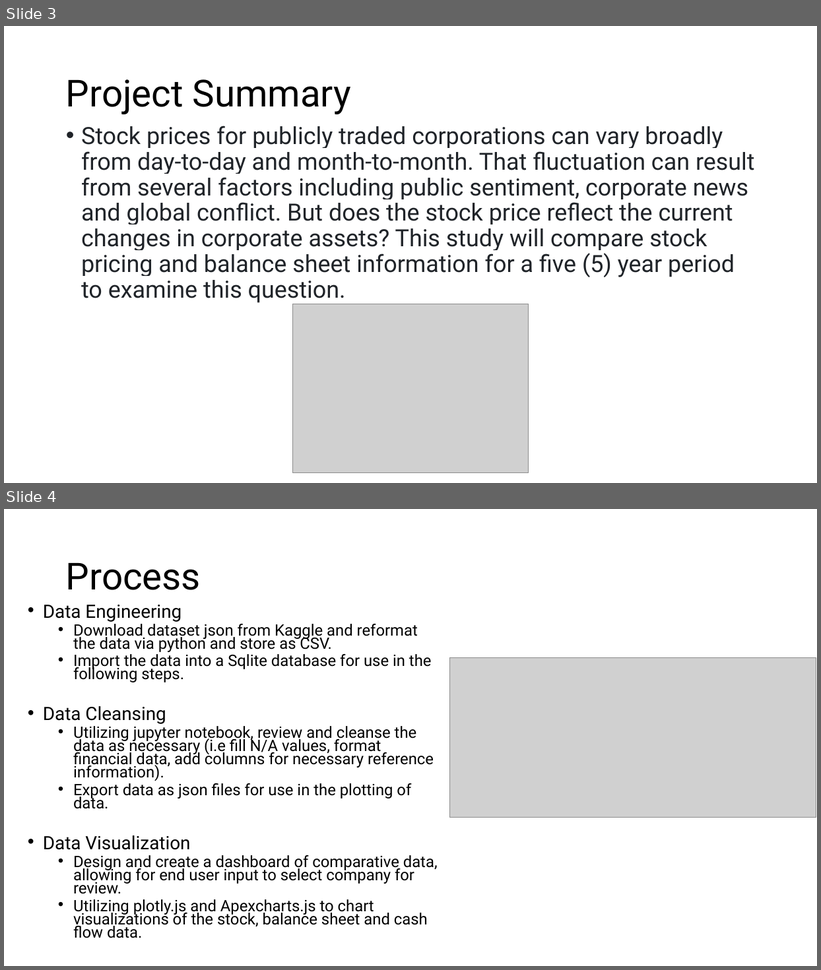
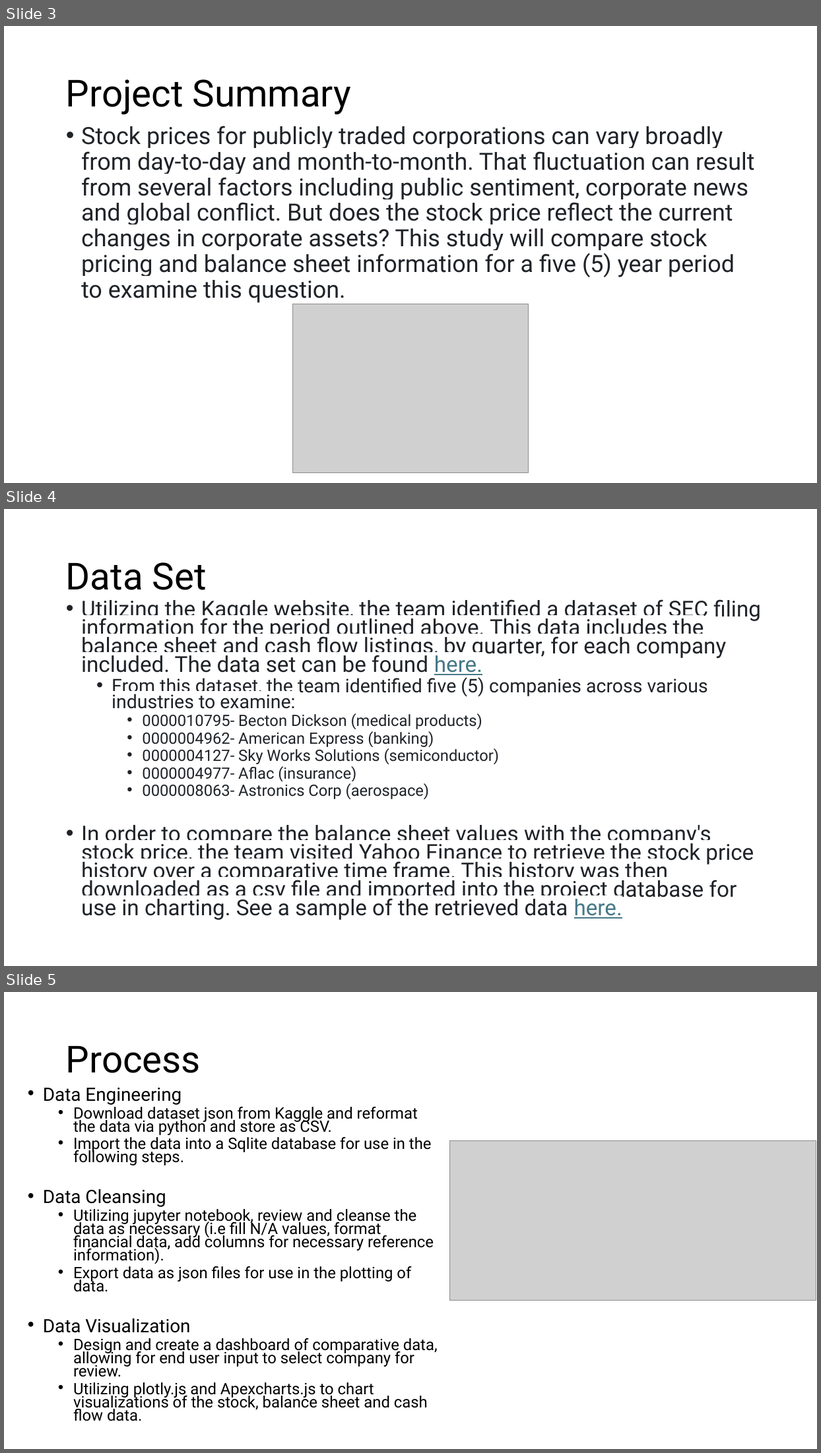
Before and after one commit to BrennanB572/Project-3, a slide deck: Company Stock vs Asset presentation.pptm. Shown one above the other, each under a label of ours: slides 3 and 4 before the commit, slides 3, 4 and 5 after it. The pictures are 821x970 and 821x1453 pixels, drawn with LibreOffice and Linux fonts; fonts in the diff are those of the drawing; grey boxes stand for pictures. Boxes give left, top, right and bottom in pixels: in the first picture for what was removed or moved away, otherwise in the second. Text is boxed around its words. In the diff, an @@ line names an element or a change of style, - is before the commit and + after.

```diff
--- a/Company Stock vs Asset presentation.pptm
+++ b/Company Stock vs Asset presentation.pptm
@@ slide 4 added at bbox=[4, 509, 817, 966], background #FFFFFF @@
@@ title added at bbox=[66, 562, 207, 590], 44 pt, text #000000 @@
+Data Set
@@ text added at bbox=[81, 599, 761, 920], 25.9 pt, text #1F2328 @@
+• Utilizing the Kaggle website, the team identified a dataset of SEC filing information for the period outlined above. This data includes the balance sheet and cash flow listings, by quarter, for each company included. The data set can be found here.
+  • From this dataset, the team identified five (5) companies across various industries to examine:
+    • 0000010795- Becton Dickson (medical products)
+    • 0000004962- American Express (banking)
+    • 0000004127- Sky Works Solutions (semiconductor)
+    • 0000004977- Aflac (insurance)
+    • 0000008063- Astronics Corp (aerospace)
+• In order to compare the balance sheet values with the company's stock price, the team visited Yahoo Finance to retrieve the stock price history over a comparative time frame. This history was then downloaded as a csv file and imported into the project database for use in charting. See a sample of the retrieved data here.
@@ what was slide 4 is now slide 5 @@
```
Also in this commit, not shown: 2 slides changed.
